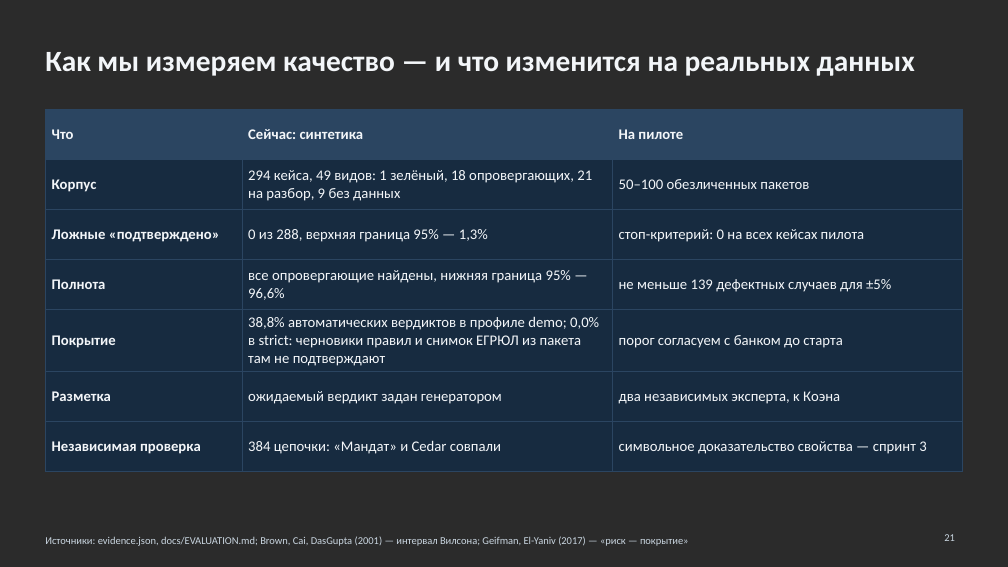
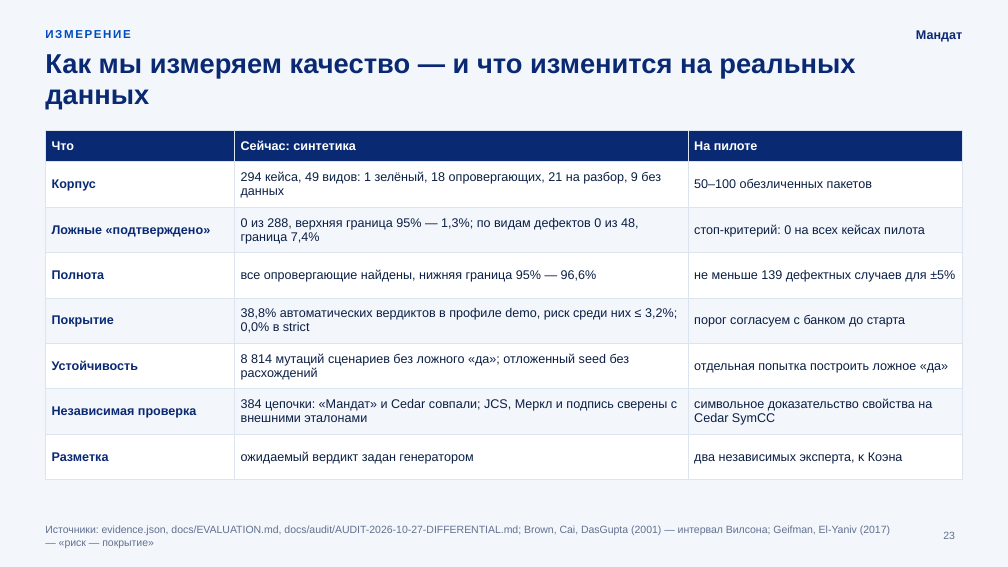
Before and after one commit to KonkovDV/Mandat, a slide deck: slide 23 of submission/slides/Mandat_VTB.pptx (slide 21 before the commit). Drawn at 1008x567 pixels with LibreOffice and Linux fonts; fonts in the diff are those of the drawing; background and template pictures are left out; a plain dark background stands for a picture behind light text. Boxes give left, top, right and bottom in pixels: in the first picture for what was removed or moved away, otherwise in the second. Text is boxed around its words. In the diff, an @@ line names an element or a change of style, - is before the commit and + after.

Commit message:
docs: rebuild the deck in the VTB palette with October 2026 data
- Slides use the VTB palette (navy 0A2973, cobalt 004CBC, sky 00AAFF) and
  Golos Text (ParaType, OFL); VTB Group UI is licensed to VTB Group only.
- graphics.js draws the background, project mark, authority graph and
  Lucide icons; SVG sources go to assets/svg for import into Figma.
- Numbers come from evidence.json of 27.10.2026: 1600 tests, median 2.4 ms,
  8814 fuzz mutations.
- New market and legal facts are recorded in CLAIMS_REGISTRY.md as
  M-15..M-19: Bank of Russia Q2 2026, Federal Law 210-FZ, the EOS case,
  the AMLA final draft RTS and the VTB POA + QES bundle.
- New slides: world practice and open standards; seven reviewer roles
  with their main objection and the answer.

```diff
--- a/submission/slides/Mandat_VTB.pptx
+++ b/submission/slides/Mandat_VTB.pptx
@@ background picture (left out) to #F3F6FB @@
@@ title "Как мы измеряем качество — ..." at (x1=45, y1=54, x2=855, y2=109): size 28 to 26 pt, font Calibri to Arial, text colour #F3F6F9 to #0A2973; line spacing 1 to 0.95; vertical alignment middle to top @@
@@ text added at (x1=45, y1=30, x2=130, y2=38), 11 pt, text #004CBC, bold @@
+ИЗМЕРЕНИЕ
@@ text added at (x1=916, y1=30, x2=962, y2=42), 12 pt, text #0A2973, bold @@
+Мандат
@@ table at (x1=45, y1=130, x2=963, y2=468) @@
-row 3, column 2: 0 из 288, верхняя граница 95% — 1,3%
+row 3, column 2: 0 из 288, верхняя граница 95% — 1,3%; по видам дефектов 0 из 48, граница 7,4%
-row 5: Покрытие | 38,8% автоматических вердиктов в профиле demo; 0,0% в strict: черновики правил и снимок ЕГРЮЛ из пакета там не подтверждают | порог согласуем с банком до старта
+row 5: Покрытие | 38,8% автоматических вердиктов в профиле demo, риск среди них ≤ 3,2%; 0,0% в strict | порог согласуем с банком до старта
+row 6: Устойчивость | 8 814 мутаций сценариев без ложного «да»; отложенный seed без расхождений | отдельная попытка построить ложное «да»
+row 7: Независимая проверка | 384 цепочки: «Мандат» и Cedar совпали; JCS, Меркл и подпись сверены с внешними эталонами | символьное доказательство свойства на Cedar SymCC
-row 7: Независимая проверка | 384 цепочки: «Мандат» и Cedar совпали | символьное доказательство свойства — спринт 3
@@ table resized from (x1=45, y1=110, x2=963, y2=458) to (x1=45, y1=130, x2=963, y2=468) @@
@@ text at (x1=45, y1=525, x2=890, y2=548): text changed; font Calibri to Arial; text colour #C9D5E0 to #62718F @@
-Источники: evidence.json, docs/EVALUATION.md; Brown, Cai, DasGupta (2001) — интервал Вилсона; Geifman, El-Yaniv (2017) — «риск — покрытие»
+Источники: evidence.json, docs/EVALUATION.md, docs/audit/AUDIT-2026-10-27-DIFFERENTIAL.md; Brown, Cai, DasGupta (2001) — интервал Вилсона; Geifman, El-Yaniv (2017) — «риск — покрытие»
@@ page number added at (x1=943, y1=531, x2=955, y2=539), 10 pt, text #62718F @@
+23
@@ page number removed at (x1=944, y1=534, x2=955, y2=541) @@
-21
```
Also in this commit, not shown: 26 other slides changed, 3 slides added, 1 slide removed, 26 other files.
